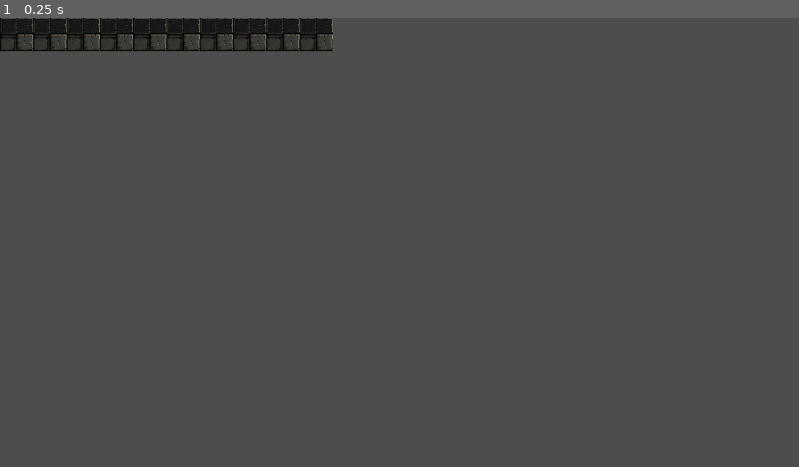
Above: before the commit, frame 1.
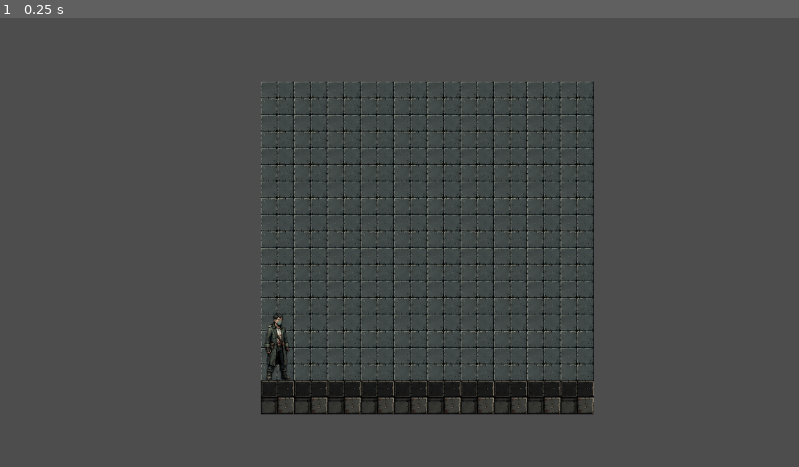
Above: after the commit, the same moment.

Repository: iamai74/project-echo
Game: Godot game, scene res://scenes/test_scene.tscn
Two runs of this game, one before a commit and one after it. Both use one fixed random seed, a clock stepped at 60 frames per second and the inputs below.
Inputs:
- Up to frame 1 (0.25 s): no input

The runs differ from the first frame. In frame 1, 9.6% of the frame differs, in the area x 0-75%, y 0-89%.
Error before the commit: Attempt to call function 'initialize' in base 'null instance' on a null instance. (res://scripts/actors/player/player.gd:17)

Commit message:
fix test scene

Diff:
--- a/scenes/test_scene.tscn
+++ b/scenes/test_scene.tscn
@@ -1,6 +1,6 @@
 [gd_scene format=4 uid="uid://c3rpm6ttkpmkf"]
 
-[ext_resource type="Script" uid="uid://c8o1raul7aeig" path="res://scripts/actors/player/player.gd" id="1_6qxox"]
+[ext_resource type="PackedScene" uid="uid://dq8a47dbvows6" path="res://scenes/actors/player/player.tscn" id="1_6qxox"]
 [ext_resource type="Texture2D" uid="uid://or0werc4am02" path="res://assets/sprites/tiles/test/wall6.png" id="2_gthg3"]
 [ext_resource type="Texture2D" uid="uid://jrxxy5sxjwmm" path="res://assets/sprites/tiles/test/wall7.png" id="3_ntc4i"]
 [ext_resource type="Texture2D" uid="uid://vyeyit1a22qg" path="res://assets/sprites/tiles/test/wall8.png" id="4_u0xbq"]
@@ -21,6 +21,7 @@
 texture = ExtResource("3_ntc4i")
 texture_region_size = Vector2i(48, 48)
 0:0/0 = 0
+0:0/0/physics_layer_0/polygon_0/points = PackedVector2Array(-24, -24, 24, -24, 24, 24, -24, 24)
 
 [sub_resource type="TileSetAtlasSource" id="TileSetAtlasSource_nks25"]
 texture = ExtResource("4_u0xbq")
@@ -78,10 +79,12 @@
 
 [node name="Node2D" type="Node2D" unique_id=153874438]
 
-[node name="Player" type="CharacterBody2D" parent="." unique_id=1338684246]
-script = ExtResource("1_6qxox")
-metadata/_custom_type_script = "uid://c8o1raul7aeig"
-
 [node name="TileMapLayer" type="TileMapLayer" parent="." unique_id=1379715028]
 tile_map_data = PackedByteArray("AAAAAP//CQAAAAAAAAABAP//CQAAAAAAAAACAP//CQAAAAAAAAADAP//CQAAAAAAAAAEAP//CQAAAAAAAAAFAP …(1520 unchanged characters)…
 tile_set = SubResource("TileSet_fftn7")
+
+[node name="Node2D" parent="." unique_id=1314009042 instance=ExtResource("1_6qxox")]
+position = Vector2(24, -52)
+
+[node name="Camera2D" type="Camera2D" parent="." unique_id=1876647382]
+offset = Vector2(200, -200)
--- a/scripts/actors/player/player.gd
+++ b/scripts/actors/player/player.gd
@@ -5,6 +5,7 @@
 @export var debug_name: String = "Player"
 
 func _ready() -> void:
+	super()
 	_setup_components()
 	_setup_state_machine()
 
